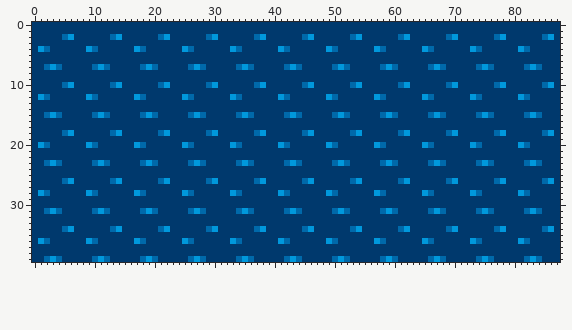
Two states of a pixel-art file, environment/assets/ground/path_template.ase. Above is the file before it was changed.
88x40 pixels, 1 frame.
The same view after the edit:
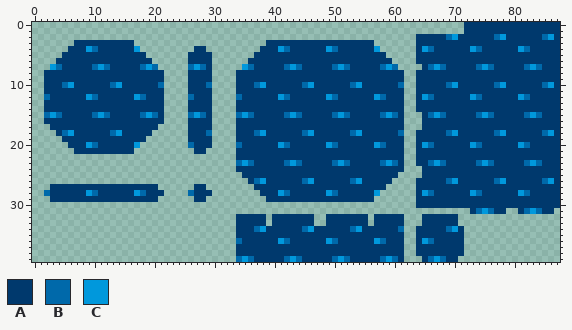
Palette (. is transparent): A #00396d  B #0069aa  C #0098dc
What changed:
layer "grass" now hidden
layer "shaded" now hidden
layer "Layer 1" now hidden
Changed rows in their new state; - is an unchanged pixel.
first column x 0:
 0 ........................................................................----------------
 1 ........................................................................----------------
 2 ................................................................------------------------
 3 .......----------......................------------------.......------------------------
 4 ......------------.........--.........--------------------......------------------------
 5 .....--------------.......----.......----------------------.....------------------------
 6 ....----------------......----......------------------------....------------------------
 7 ...------------------.....----.....--------------------------....-----------------------
 8 ..--------------------....----....----------------------------..------------------------
 9 ..--------------------....----....----------------------------..------------------------
10 ..--------------------....----....----------------------------..------------------------
11 ..--------------------....----....----------------------------..------------------------
12 ..--------------------....----....----------------------------..------------------------
13 ..--------------------....----....----------------------------..------------------------
14 ..--------------------....----....----------------------------..------------------------
15 ..--------------------....----....----------------------------...-----------------------
16 ..--------------------....----....----------------------------...-----------------------
17 ...------------------.....----....----------------------------...-----------------------
18 ....----------------......----....----------------------------..------------------------
19 .....--------------.......----....----------------------------..------------------------
20 ......------------........----....----------------------------..------------------------
21 .......----------..........--.....----------------------------..------------------------
22 ..................................----------------------------..------------------------
23 ..................................----------------------------..------------------------
24 ..................................----------------------------...-----------------------
25 ...................................--------------------------....-----------------------
26 ....................................------------------------....------------------------
27 ...------------------......--........----------------------.....------------------------
28 ..--------------------....----........--------------------......------------------------
29 ...------------------......--..........------------------.......------------------------
30 ................................................................------------------------
31 .........................................................................------..------.
32 ..................................-----.-------..-------.-----...------.................
33 ..................................-----.-------..-------.-----...------.................
34 ..................................----------------------------..--------................
35 ..................................----------------------------..--------................
36 ..................................----------------------------..--------................
37 ..................................----------------------------..--------................
38 ..................................----------------------------..--------................
39 ..................................----------------------------...------.................
